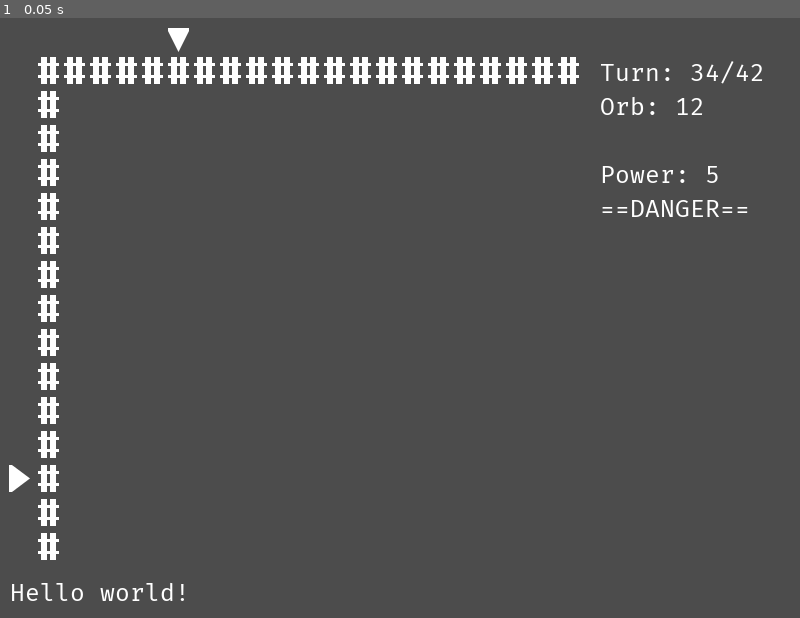
Above: before the commit, frame 1.
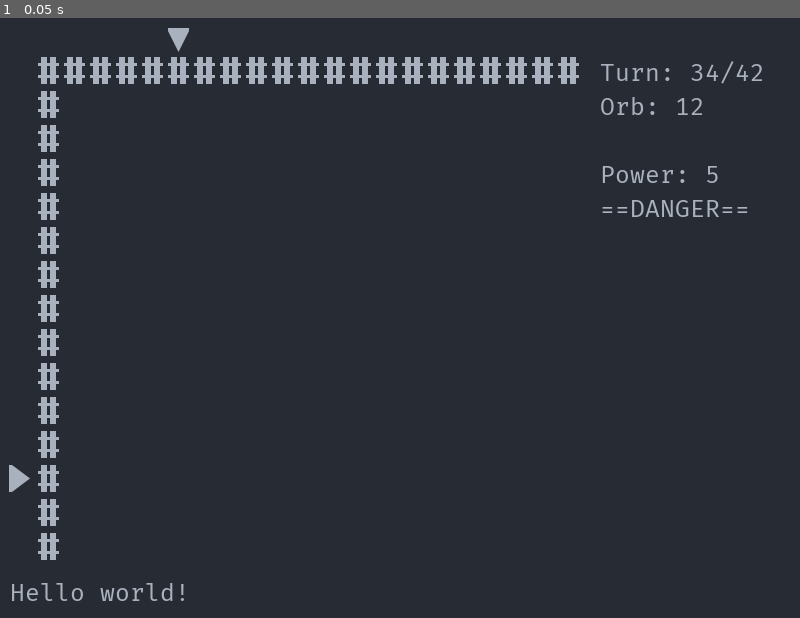
Above: after the commit, the same moment.

Repository: Bozar/GodotRoguelikeDemo
Game: Godot game, scene res://scene/main/Main.tscn
Same seed, same stepped clock (60 frames per second), same inputs: the game is played once before the commit and once after it.
Inputs:
- Up to frame 1 (0.05 s): no input

The runs differ from the first frame. In frame 1, 100% of the frame differs, in the area x 0-100%, y 0-100%.

Commit message:
Change sprite colors.

Diff:
--- /dev/null
+++ b/library/DataTag.gd
@@ -0,0 +1,6 @@
+enum ColorName {
+	INVALID,    # FF0000
+	BLACK,      # 282C34
+	WHITE,      # ABB2BF
+	GREY,       # 495162
+}
--- a/project.godot
+++ b/project.godot
@@ -24,3 +24,7 @@
 window/size/width=800
 window/size/resizable=false
 window/energy_saving/keep_screen_on=false
+
+[rendering]
+
+environment/default_clear_color=Color( 0.156863, 0.172549, 0.203922, 1 )
--- a/scene/gui/GUI.tscn
+++ b/scene/gui/GUI.tscn
@@ -11,6 +11,7 @@
 font_data = ExtResource( 1 )
 
 [node name="Control" type="Control"]
+modulate = Color( 0.670588, 0.698039, 0.74902, 1 )
 anchor_right = 1.0
 anchor_bottom = 1.0
 __meta__ = {
--- a/scene/main/InitWorld.gd
+++ b/scene/main/InitWorld.gd
@@ -1,4 +1,5 @@
 extends Node2D
+
 
 const Wall := preload("res://sprite/Wall.tscn")
 const ArrowX := preload("res://sprite/ArrowX.tscn")
--- a/sprite/ArrowX.tscn
+++ b/sprite/ArrowX.tscn
@@ -8,4 +8,5 @@
 region = Rect2( 0, 36, 24, 36 )
 
 [node name="ArrowX" type="Sprite"]
+modulate = Color( 0.670588, 0.698039, 0.74902, 1 )
 texture = SubResource( 1 )
--- a/sprite/ArrowY.tscn
+++ b/sprite/ArrowY.tscn
@@ -8,4 +8,5 @@
 region = Rect2( 360, 36, 24, 36 )
 
 [node name="ArrowY" type="Sprite"]
+modulate = Color( 0.670588, 0.698039, 0.74902, 1 )
 texture = SubResource( 1 )
--- a/sprite/Wall.tscn
+++ b/sprite/Wall.tscn
@@ -8,4 +8,5 @@
 region = Rect2( 72, 72, 24, 36 )
 
 [node name="Wall" type="Sprite"]
+modulate = Color( 0.670588, 0.698039, 0.74902, 1 )
 texture = SubResource( 1 )
